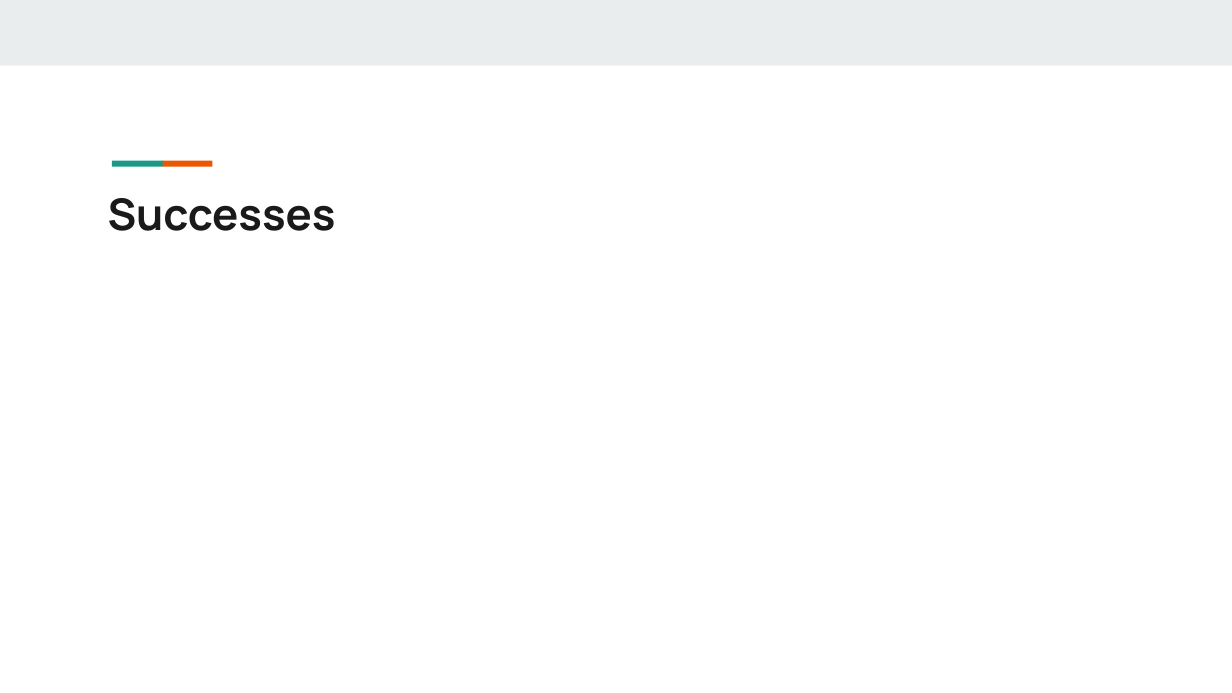
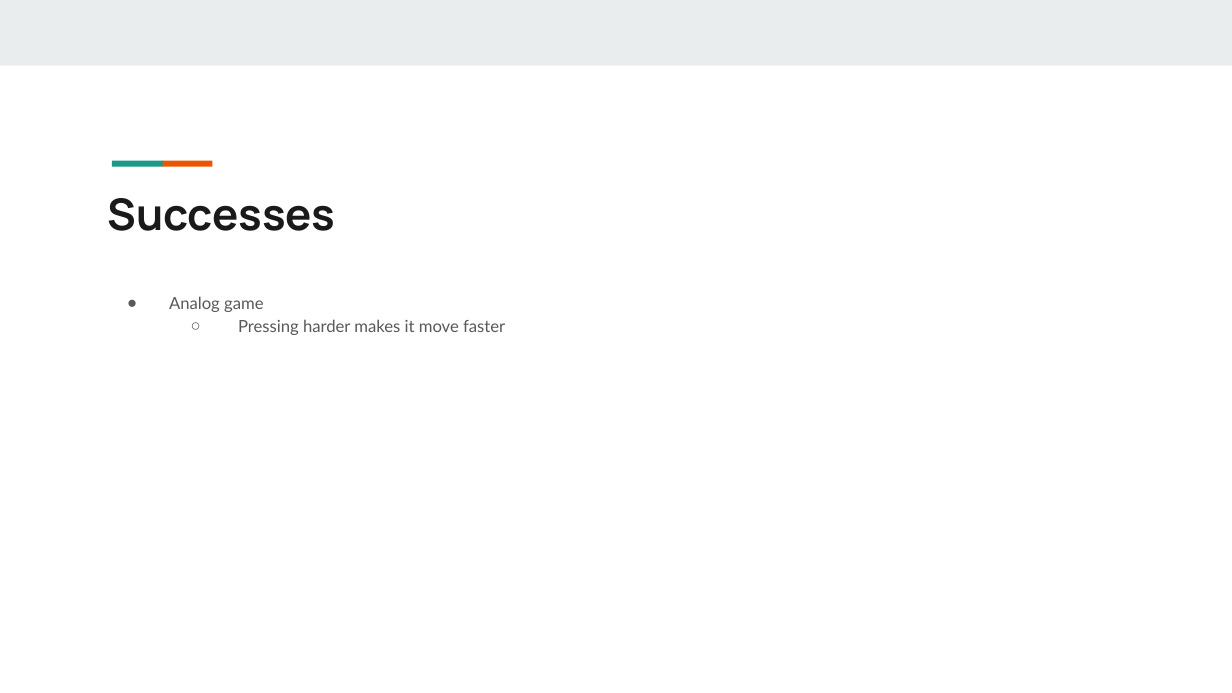
Before and after one commit to xu842251462/EC551_FinalProject, a slide deck: slide 10 of Bringing the Analog World to Digital Design_EC551_Final Project.pptx. Drawn at 1232x693 pixels with LibreOffice and Linux fonts; fonts in the diff are those of the drawing. Boxes give left, top, right and bottom in pixels: in the first picture for what was removed or moved away, otherwise in the second. Text is boxed around its words. In the diff, an @@ line names an element or a change of style, - is before the commit and + after.

```diff
--- a/Bringing the Analog World to Digital Design_EC551_Final Project.pptx
+++ b/Bringing the Analog World to Digital Design_EC551_Final Project.pptx
@@ text added at (169,296,505,335), 13 pt, text #595959 @@
+● Analog game
+  ○ Pressing harder makes it move faster
```
Also in this commit, not shown: 4 other slides changed.
